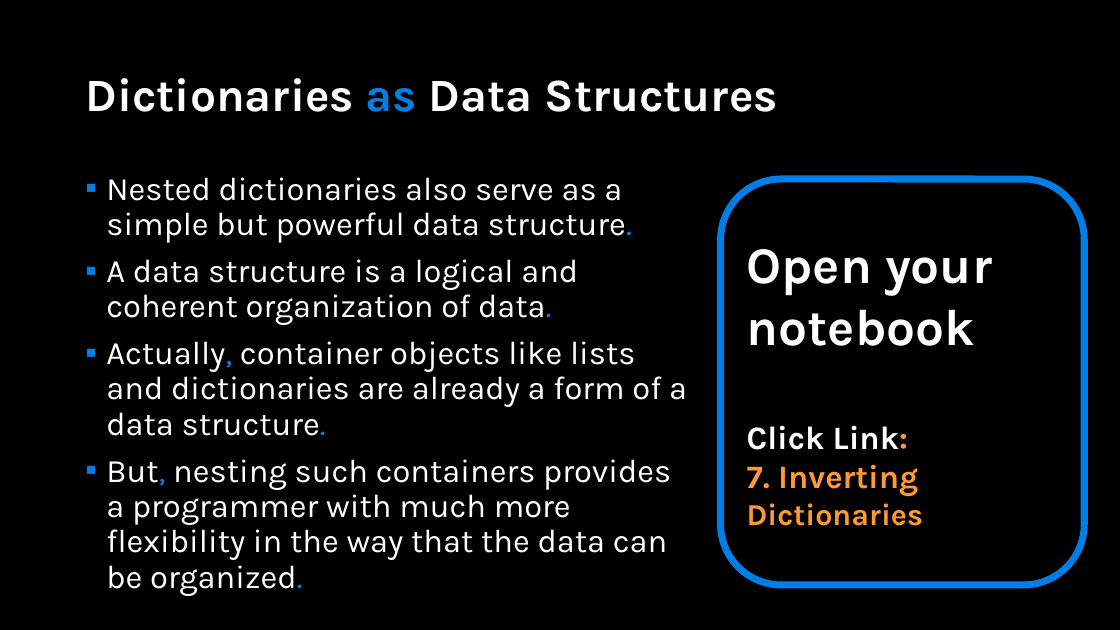
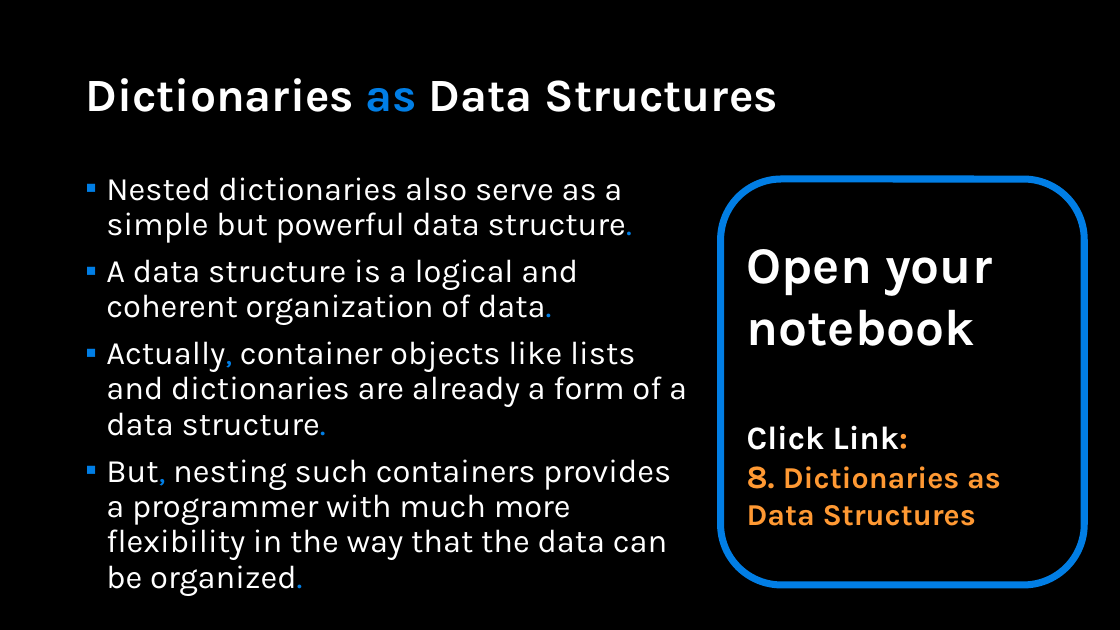
Before and after one commit to APS106/APS106-winter-2023-kinsella-goodfellow, a slide deck: slide 15 of lectures/week8/lecture2/slides/week8_lecture2.pptx (slide 14 before the commit). Drawn at 1120x630 pixels with LibreOffice and Linux fonts; fonts in the diff are those of the drawing; background and template pictures are left out. Boxes give left, top, right and bottom in pixels: in the first picture for what was removed or moved away, otherwise in the second. Text is boxed around its words. In the diff, an @@ line names an element or a change of style, - is before the commit and + after.

```diff
--- a/lectures/week8/lecture2/slides/week8_lecture2.pptx
+++ b/lectures/week8/lecture2/slides/week8_lecture2.pptx
@@ text in rounded rectangle at [747,466,1001,526]: text changed @@
-7. Inverting Dictionaries
+8. Dictionaries as Data Structures
```
Also in this commit, not shown: 1 other slide changed, 9 other files.
